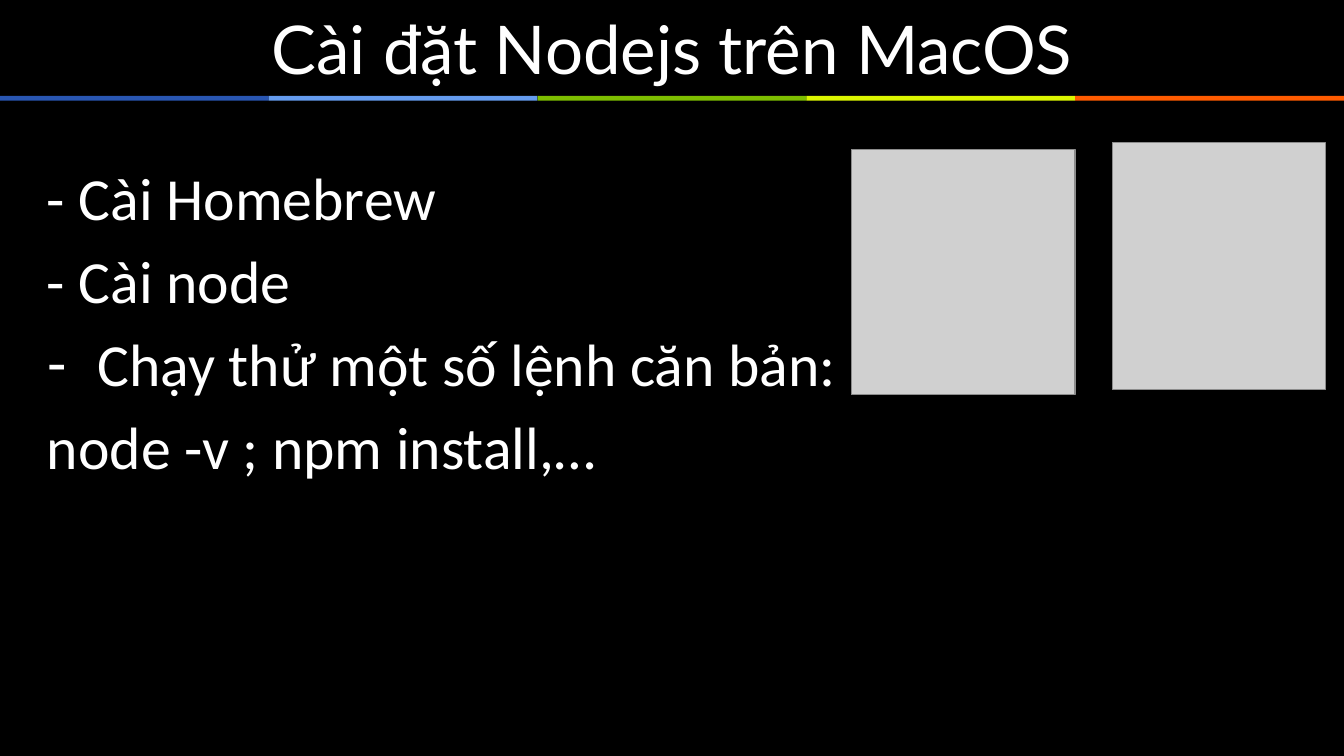
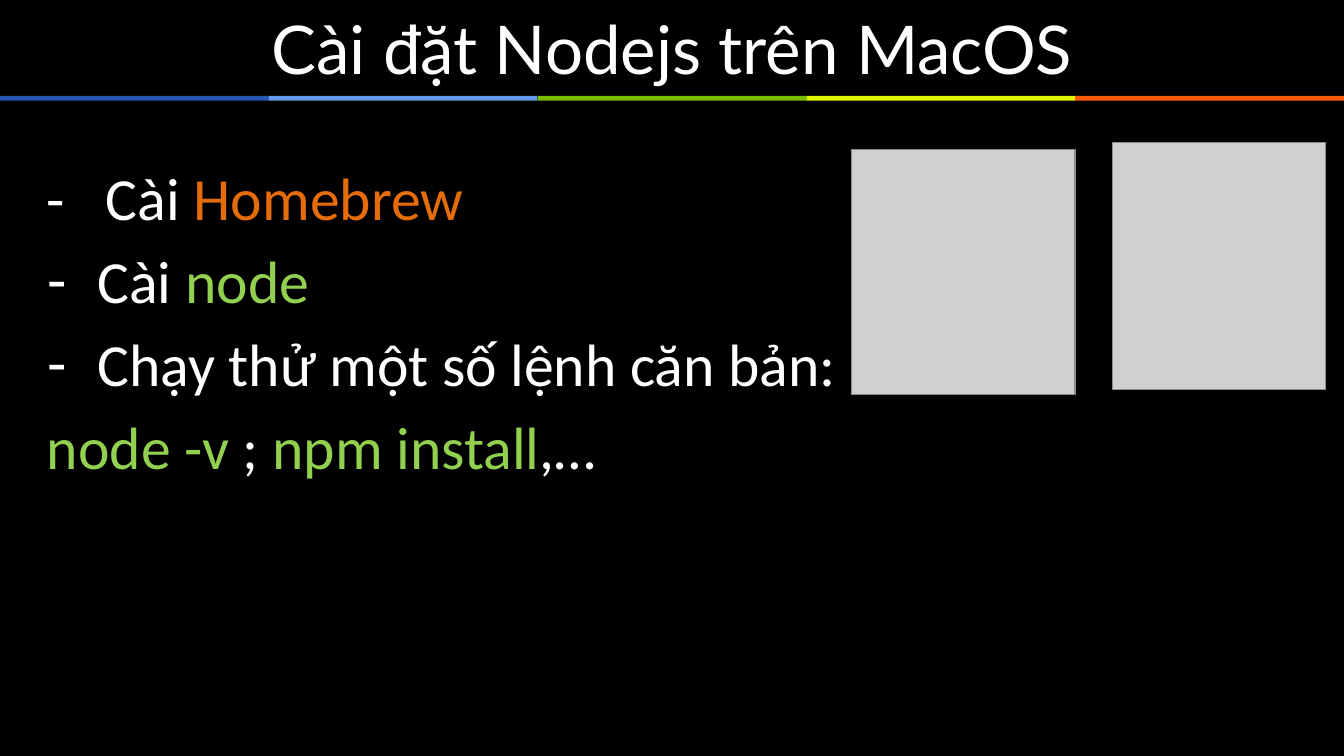
Before and after one commit to sunlight3d/ThucTapNodejsTechmaster, a slide deck: slide 3 of Documents/ThuctapNodejs1.pptx. Drawn at 1344x756 pixels with LibreOffice and Linux fonts; fonts in the diff are those of the drawing; grey boxes stand for pictures. Boxes give left, top, right and bottom in pixels: in the first picture for what was removed or moved away, otherwise in the second. Text is boxed around its words. In the diff, an @@ line names an element or a change of style, - is before the commit and + after.

```diff
--- a/Documents/ThuctapNodejs1.pptx
+++ b/Documents/ThuctapNodejs1.pptx
@@ text at box(47, 178, 596, 479): text colour #FFFFFF to #E46C0A in "Homebrew"; text colour #FFFFFF to #92D050 in "node -v npm install,…" @@
@@ text at box(97, 261, 309, 304): text changed; text colour #FFFFFF to #92D050 @@
-- Cài node
+– Cài node
```
Also in this commit, not shown: 5 other slides changed, 1 slide removed, 15 other files.
